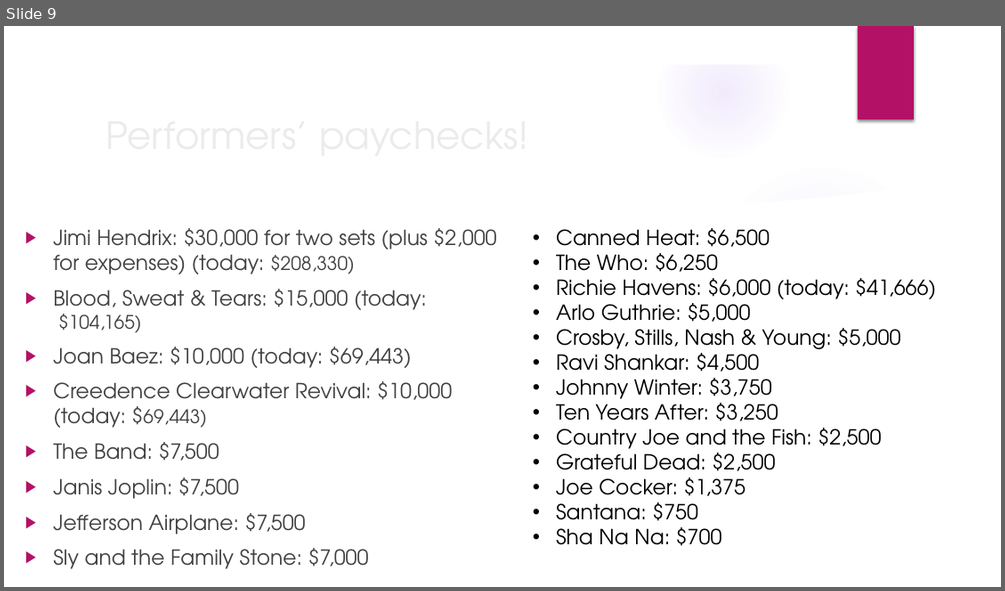
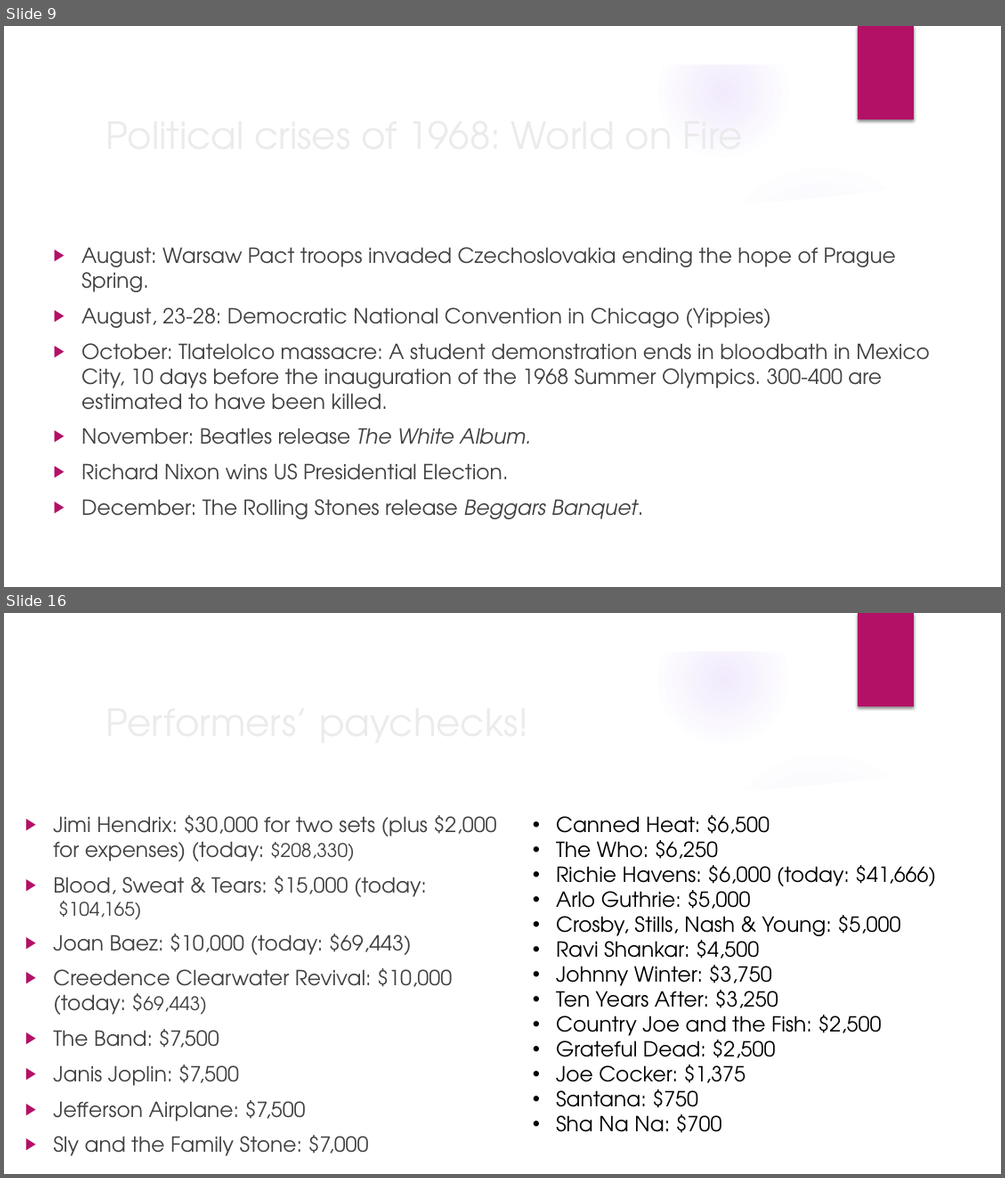
Before and after one commit to mrbaker1917/website, a slide deck: ASMU432/ppts/The late 1960s.pptx. Shown one above the other, each under a label of ours: slide 9 before the commit, slides 9 and 16 after it; the slides between them are not shown. The pictures are 1005x591 and 1005x1178 pixels, drawn with LibreOffice and Linux fonts; fonts in the diff are those of the drawing; background and template pictures are left out. Boxes give left, top, right and bottom in pixels: in the first picture for what was removed or moved away, otherwise in the second. Text is boxed around its words. In the diff, an @@ line names an element or a change of style, - is before the commit and + after.

```diff
--- a/ASMU432/ppts/The late 1960s.pptx
+++ b/ASMU432/ppts/The late 1960s.pptx
@@ slide 9 added at [4,26,1001,587], background picture (left out); not listed: 9 template elements that a slide beside it also shows @@
@@ title added at [98,105,815,163], 36 pt, text #EBEBEB @@
+Political crises of 1968: World on Fire
@@ text added at [81,247,930,519], 20 pt, text #404040 @@
+▶ August: Warsaw Pact troops invaded Czechoslovakia ending the hope of Prague Spring.
+▶ August, 23-28: Democratic National Convention in Chicago (Yippies)
+▶ October: Tlatelolco massacre: A student demonstration ends in bloodbath in Mexico City, 10 days before the inauguration of the 1968 Summer Olympics. 300-400 are estimated to have been killed.
+▶ November: Beatles release The White Album.
+▶ Richard Nixon wins US Presidential Election.
+▶ December: The Rolling Stones release Beggars Banquet.
@@ what was slide 9 is now slide 16 @@
```
Also in this commit, not shown: 2 slides changed, 8 other slides added, 5 other files.
